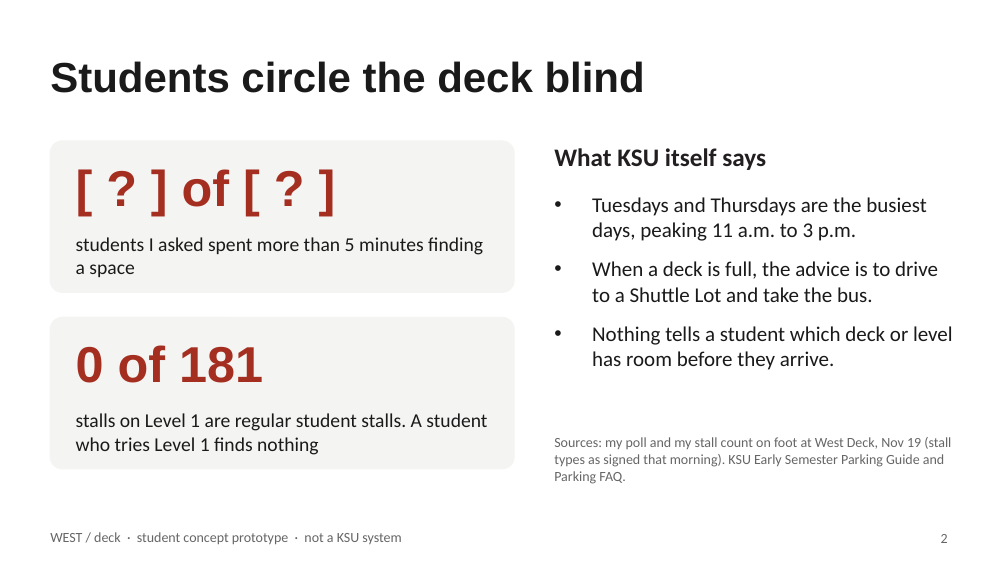
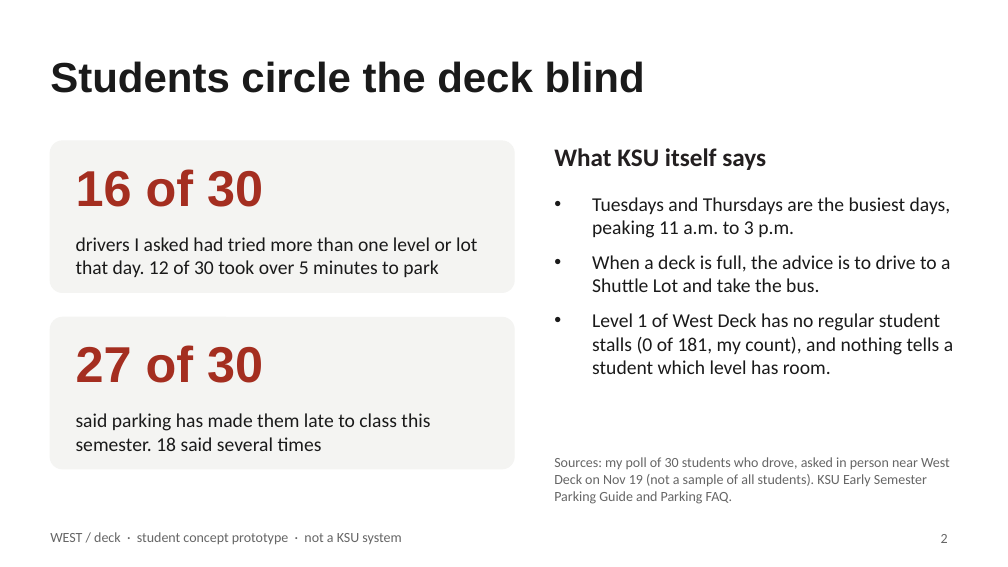
Before and after one commit to boots59/park.ai, a slide deck: slide 2 of submission/WEST-deck-pitch-DRAFT.pptx. Drawn at 1008x567 pixels with LibreOffice and Linux fonts; fonts in the diff are those of the drawing. Boxes give left, top, right and bottom in pixels: in the first picture for what was removed or moved away, otherwise in the second. Text is boxed around its words. In the diff, an @@ line names an element or a change of style, - is before the commit and + after.

```diff
--- a/submission/WEST-deck-pitch-DRAFT.pptx
+++ b/submission/WEST-deck-pitch-DRAFT.pptx
@@ text at (76, 169, 263, 207): text changed @@
-[ ? ] of [ ? ]
+16 of 30
@@ text at (592, 197, 951, 292): size 15 to 14 pt in "Tuesdays and Thursdays are the busiest days, ...", "When a deck is full, the advice ..."; less space between paragraphs @@
@@ text at (76, 237, 477, 277): text changed @@
-students I asked spent more than 5 minutes finding a space
+drivers I asked had tried more than one level or lot that day. 12 of 30 took over 5 minutes to park
@@ text at (592, 313, 953, 374): text changed; size 15 to 14 pt @@
-• Nothing tells a student which deck or level has room before they arrive.
+• Level 1 of West Deck has no regular student stalls (0 of 181, my count), and nothing tells a student which level has room.
@@ text at (76, 345, 263, 383): text changed @@
-0 of 181
+27 of 30
@@ text at (76, 413, 430, 451): text changed @@
-stalls on Level 1 are regular student stalls. A student who tries Level 1 finds nothing
+said parking has made them late to class this semester. 18 said several times
@@ text at (554, 457, 950, 504): text changed @@
-Sources: my poll and my stall count on foot at West Deck, Nov 19 (stall types as signed that morning). KSU Early Semester Parking Guide and Parking FAQ.
+Sources: my poll of 30 students who drove, asked in person near West Deck on Nov 19 (not a sample of all students). KSU Early Semester Parking Guide and Parking FAQ.
```
Also in this commit, not shown: 1 other slide changed, 3 other files.
